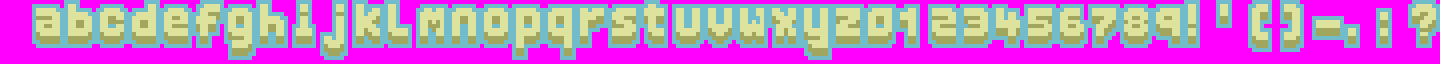
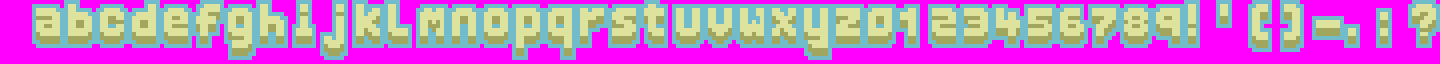
The second 1440×64 image is a revision of the first. Changes to its layers:
added layer "New X" above "New 6x16 W (weird)" over bbox(768, 16, 796, 48)
